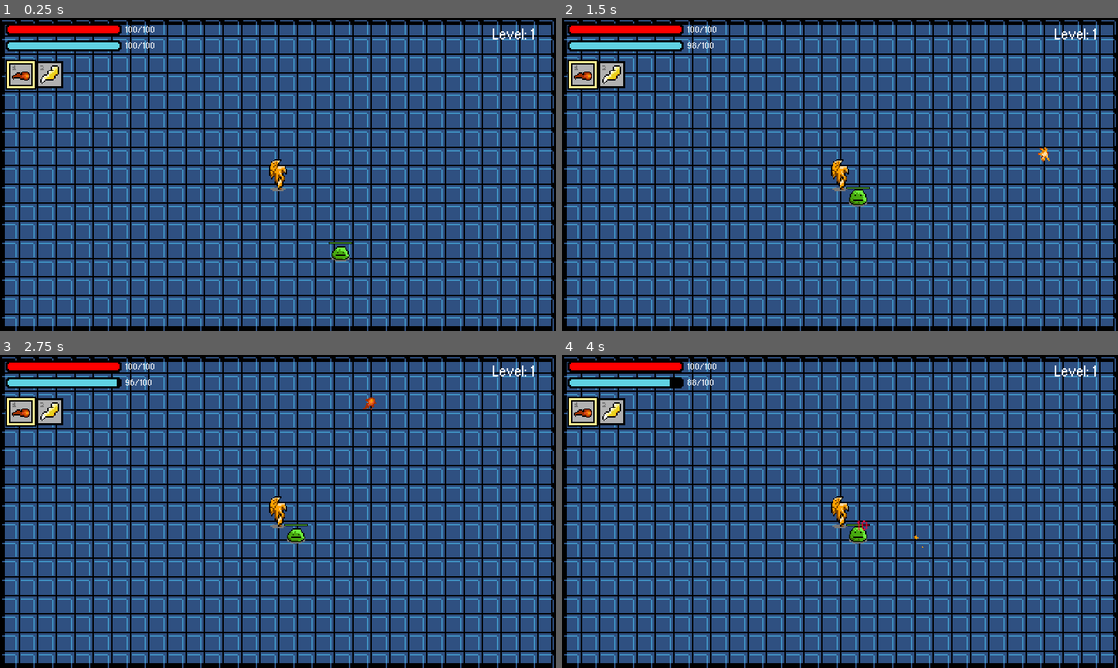
Above: before the commit, frames 1-4 (two rows, left to right).
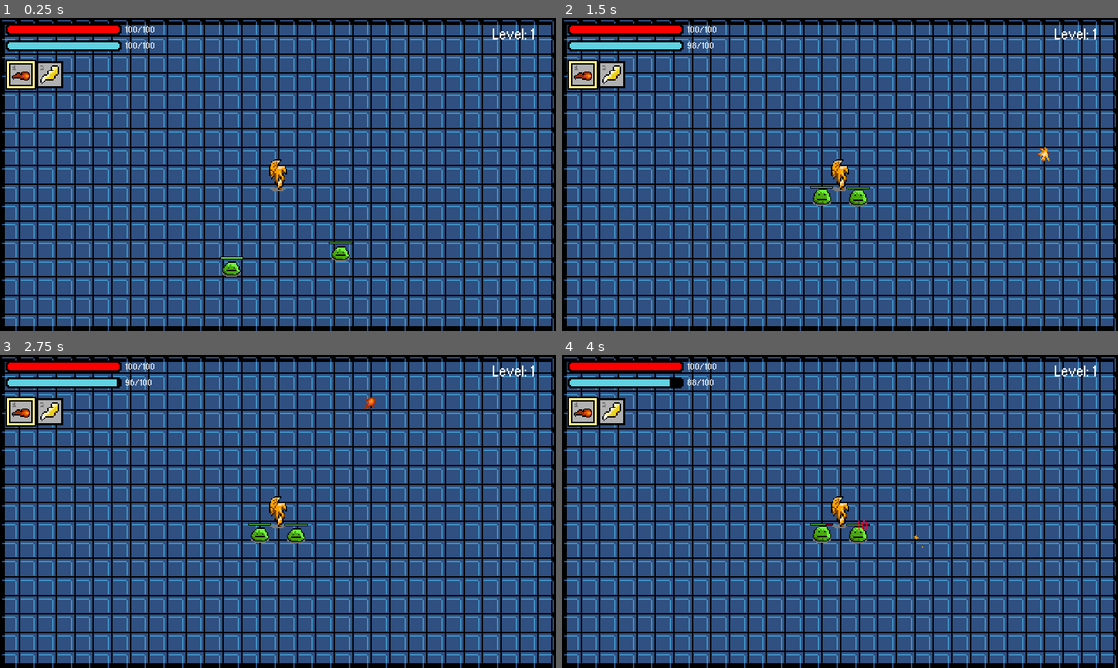
Above: after the commit, the same moments.

Repository: jonathanlin0/Theseus
Game: Godot game, scene res://Levels/Endless_Mode.tscn
Same seed, same stepped clock (60 frames per second), same inputs: the game is played once before the commit and once after it. Sound files missing from this copy of the repository are replaced by a short silence.
Inputs (mouse positions are in pixels of both pictures, inside the frame that each line leads up to):
- Up to frame 1 (0.25 s): no input
- Up to frame 2 (1.5 s): tap Enter at 0.5 s; move the mouse to (962, 158) at 0.52 s; hold Up (ui_up) 0.53-1.28 s; click (962, 158) at 0.6 s; tap Keypad Enter (ui_accept) at 0.77 s; move the mouse to (728, 190) at 1.27 s; tap Shift at 1.35 s
- Up to frame 3 (2.75 s): tap Keypad Enter (ui_accept) at 1.52, 2 s; move the mouse to (333, 442) at 2.02 s; hold Up (ui_up) from 2.03 s (still down); click (333, 442) at 2.1 s
- Up to frame 4 (4 s): move the mouse to (812, 574) at 2.77 s; tap Shift at 2.85 s; click (812, 574) at 2.92 s; tap Keypad Enter (ui_accept) at 3.02, 3.77 s; move the mouse to (1006, 558) at 3.52 s; release Up (ui_up) at 3.53 s; click (1006, 558) at 3.6 s

The runs differ from the first frame. In frame 1, 0.2% of the frame differs, in the area x 39-44%, y 76-83%; in frame 2, 0.2%, in the area x 44-49%, y 53-60%; in frame 3, 0.2%; in frame 4, 0.2%.

Commit message:
add spawn randomization and formulas to endless

Diff:
--- a/Theseus/Enemies/Lizard/Small_Lizard.gd
+++ b/Theseus/Enemies/Lizard/Small_Lizard.gd
@@ -216,6 +216,7 @@
 		prev_anim = "idle"
 
 	if is_dead == true:
+		master_data.endless_mob_deaths.append(get_instance_id())
 		queue_free()
 
 
--- a/Theseus/Enemies/Slime/Slime.gd
+++ b/Theseus/Enemies/Slime/Slime.gd
@@ -179,6 +179,7 @@
 	$CollisionShape2D.disabled = true
 	$AnimatedSprite.play("pop")
 
+
 func _on_AnimatedSprite_animation_finished():
 	if previous_animation == "pop":
 
@@ -191,6 +192,11 @@
 		get_parent().add_child(small_slime_right)
 		small_slime_right.global_position = $SlimeSpawnRight.global_position
 
+		if master_data.is_endless:
+			master_data.endless_mob_deaths.append(get_instance_id())
+			master_data.endless_current_spawned_mobs.append(small_slime_left.get_instance_id())
+			master_data.endless_current_spawned_mobs.append(small_slime_right.get_instance_id())
+
 		queue_free()
 
 
--- a/Theseus/Enemies/Slime/Slime.tscn
+++ b/Theseus/Enemies/Slime/Slime.tscn
@@ -116,6 +116,7 @@
 material = SubResource( 27 )
 frames = SubResource( 5 )
 animation = "idle"
+frame = 1
 playing = true
 
 [node name="CollisionShape2D" type="CollisionShape2D" parent="."]
--- a/Theseus/Levels/Endless_Mode.gd
+++ b/Theseus/Levels/Endless_Mode.gd
@@ -20,6 +20,7 @@
 
 # preload all the enemy objects required for spawning enemies
 const SMALL_LIZARD = preload("res://Enemies/Lizard/Small_Lizard.tscn")
+const BIG_SLIME = preload("res://Enemies/Slime/Slime.tscn")
 const SMALL_SLIME = preload("res://Enemies/Slime/Small_Slime.tscn")
 
 # what level in endless mode the player is currently on
@@ -28,9 +29,6 @@
 var num_enemies = 1
 var enemy_health_multiplier = 1.0
 var percentage_left = 100
-
-# all mobs spawned in the current level
-var current_spawned_mobs = []
 
 # to see if level is currently being delayed
 var currently_level_delay = false
@@ -50,13 +48,14 @@
 func _physics_process(delta):
 	time_elapsed = round(OS.get_unix_time() - start_time)
 
+
 	if master_data.player_speed >= 12500:
 		if power_ups_common.find(WINGS_COMMON) != -1:
 			power_ups_common.erase(WINGS_COMMON)
 		if power_ups_rare.find(WINGS_RARE) != -1:
 			power_ups_rare.erase(WINGS_RARE)
 
-	$CanvasLayer/Level.text = "Level: " + str(level)
+
 
 	#$CanvasLayer/Level_Delay_Bar.max_value = master_data.endless_level_delay
 	$CanvasLayer/Level_Delay_Bar.value = percentage_left
@@ -67,6 +66,9 @@
 		$CanvasLayer/Level_Warning_Text.text = "Time until next level: " + str(round($Level_Delay.get_time_left())) + " seconds"
 
 		$CanvasLayer/Level_Delay_Bar.visible = true
+
+		# logic for the delay bar moving and displaying how much time left
+		percentage_left -= (delta/master_data.endless_level_delay)*100
 		$CanvasLayer/Level_Delay_Bar.value = percentage_left
 
 
@@ -75,30 +77,28 @@
 		$CanvasLayer/Level_Delay_Bar.visible = false
 
 		if spawned == false:
-			spawn_mobs("small_slime", master_data.endless_num_enemies)
+			spawn_mobs()
+			$CanvasLayer/Level.text = "Level: " + str(level)
 			spawned = true
 
 		# proceed to the next level after all mobs are killed
-		# if level is odd, then power up the enemies
-		# if level is even, then add more enemies
-		# increase powerups dropped each level by 1 every 3 levels
-		if current_spawned_mobs.size() > 0 and spawned == true:
+		# increase enemy health every other level
+		# increase powerups dropped each level by 1 every 5 levels
+		if master_data.endless_current_spawned_mobs.size() > 0 and spawned == true:
 			master_data.endless_mob_deaths.sort()
-			current_spawned_mobs.sort()
-			if master_data.endless_mob_deaths == current_spawned_mobs:
+			master_data.endless_current_spawned_mobs.sort()
+			if master_data.endless_mob_deaths == master_data.endless_current_spawned_mobs:
 
 				# reset killed and current mobs
 				master_data.endless_mob_deaths = []
-				current_spawned_mobs = []
+				master_data.endless_current_spawned_mobs = []
 
 				spawned = false
 				level += 1
 
-				if level % 2 != 0:
-					master_data.endless_health_multiplier += 0.05
-				elif level % 2 == 0:
-					master_data.endless_num_enemies += 1
-				if level % 3 == 0:
+				if level % 2 == 0:
+					master_data.endless_health_multiplier += 0.1
+				if level % 5 == 0:
 					master_data.endless_num_power_ups += 1
 
 				var remaining_power_up_spawn_location = $Power_up_spawn_locations.get_children()
@@ -125,22 +125,79 @@
 
 				currently_level_delay = true
 				delay_start = OS.get_unix_time()
-				$CanvasLayer/Level_Delay_Bar_Update.start()
 				percentage_left = 100
 				$Level_Delay.start(master_data.endless_level_delay)
 
-func spawn_mobs(mob, number):
+func spawn_mobs():
+
 	var spawn_locations = $Spawn_locations.get_children()
 
-
-	for i in range(0, number):
+	# matches each mob name with the actual mob object
+	var mob_name_dict = {
+		"small_slime" : SMALL_SLIME,
+		"big_slime" : BIG_SLIME,
+		"small_lizard" : SMALL_LIZARD
+	}
+
+	# for every mob
+	for key in mob_name_dict.keys():
+		if spawn_locations.size() <= 1:
+			spawn_locations = $Spawn_locations.get_children()
+
+
+
+		for i in range(0, round(number_of_mobs(key))):
+			var rand_location = spawn_locations[randi() % spawn_locations.size()]
+			spawn_locations.erase(rand_location)
+
+			var current_mob = mob_name_dict[key].instance()
+			get_parent().add_child(current_mob)
+			current_mob.global_position = rand_location.global_position
+			master_data.endless_current_spawned_mobs.append(current_mob.get_instance_id())
+
+	"""
+	for i in range(0, spawn_number):
+		if spawn_locations.size() <= 1:
+			spawn_locations = $Spawn_locations.get_children()
 		var rand_location = spawn_locations[randi() % spawn_locations.size()]
 		spawn_locations.erase(rand_location)
 
-		var small_slime = SMALL_SLIME.instance()
-		get_parent().add_child(small_slime)
-		small_slime.global_position = rand_location.global_position
-		current_spawned_mobs.append(small_slime.get_instance_id())
+		var current_mob = SMALL_SLIME.instance()
+
+		# asign which type of mob needs to be spawned
+		if mob == "small_slime":
+			current_mob = SMALL_SLIME.instance()
+		if mob == "big_slime":
+			current_mob = BIG_SLIME.instance()
+		if mob == "small_lizard":
+			current_mob = SMALL_LIZARD.instance()
+
+		get_parent().add_child(current_mob)
+		current_mob.global_position = rand_location.global_position
+		current_spawned_mobs.append(current_mob.get_instance_id())
+	"""
+
+
+
+func number_of_mobs(mob):
+	var x = level
+	var out = 0.0
+
+	# equations for each type of mob
+	if mob == "small_slime":
+		if 0 < x and x < 25:
+			out = -0.4 * (9500 / (x + 100)) + 40
+	if mob == "big_slime":
+		if 2 < x and x < 30:
+			out = (5000/(-0.3*(x+330))) + 52
+	if mob == "small_lizard":
+		if 10 < x and x < 50:
+			out = (3000/(-0.1*(x+310))) + 95
+
+	out = round(out)
+	if out > 0:
+		return out
+	return 0
 
 # returns a random number within 25% of the given number
 func number_random(num):
@@ -149,16 +206,5 @@
 	return rand_range(bottom_limit, top_limit)
 
 
-
 func _on_Level_Delay_timeout():
 	currently_level_delay = false
-
-
-func _on_Level_Delay_Bar_Update_timeout():
-
-	# what percent every 0.015 seconds is of the given amount of delay
-	# have to use this math instead of unix time cuz unix time doesn't give the time in decimal
-	percentage_left -= (0.015/master_data.endless_level_delay)*100
-
-
-	$CanvasLayer/Level_Delay_Bar_Update.start()
--- a/Theseus/Levels/Endless_Mode.tscn
+++ b/Theseus/Levels/Endless_Mode.tscn
@@ -55,10 +55,6 @@
 "_edit_use_anchors_": false
 }
 
-[node name="Level_Delay_Bar_Update" type="Timer" parent="CanvasLayer"]
-wait_time = 0.015
-autostart = true
-
 [node name="Level_Warning_Text" type="Label" parent="CanvasLayer"]
 margin_left = 148.5
 margin_top = 248.0
@@ -215,5 +211,4 @@
 
 [node name="Level_Delay" type="Timer" parent="."]
 
-[connection signal="timeout" from="CanvasLayer/Level_Delay_Bar_Update" to="." method="_on_Level_Delay_Bar_Update_timeout"]
 [connection signal="timeout" from="Level_Delay" to="." method="_on_Level_Delay_timeout"]
--- a/Theseus/master_data.gd
+++ b/Theseus/master_data.gd
@@ -9,6 +9,7 @@
 
 var username = "user"
 
+var endless_current_spawned_mobs = []
 # used to track when mobs die
 var endless_mob_deaths = []
 # enemy health multiplier for endless mode
